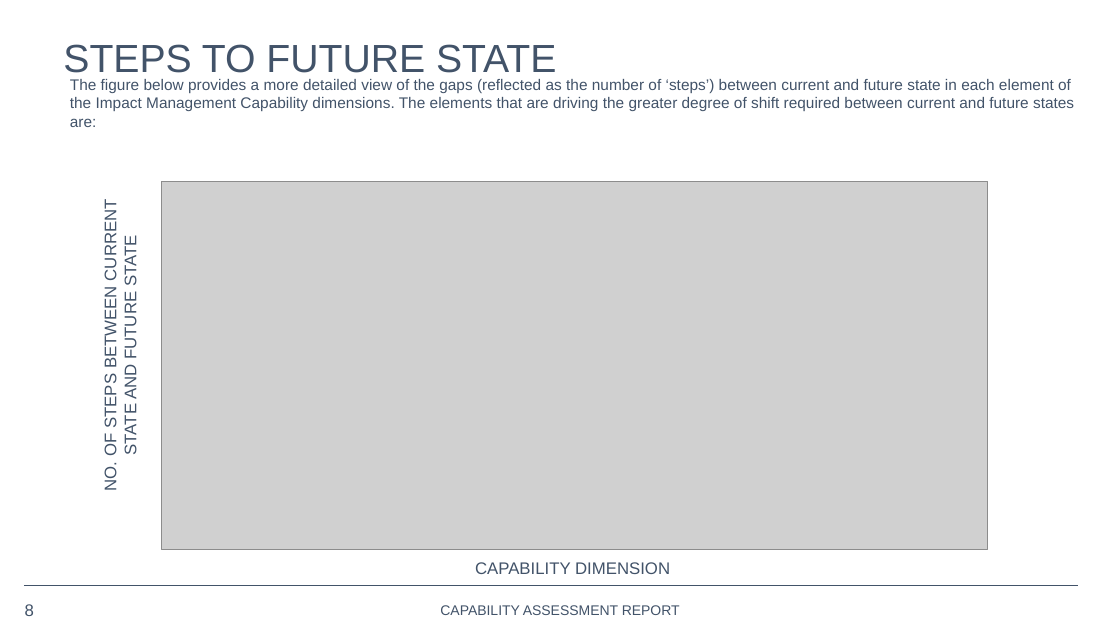
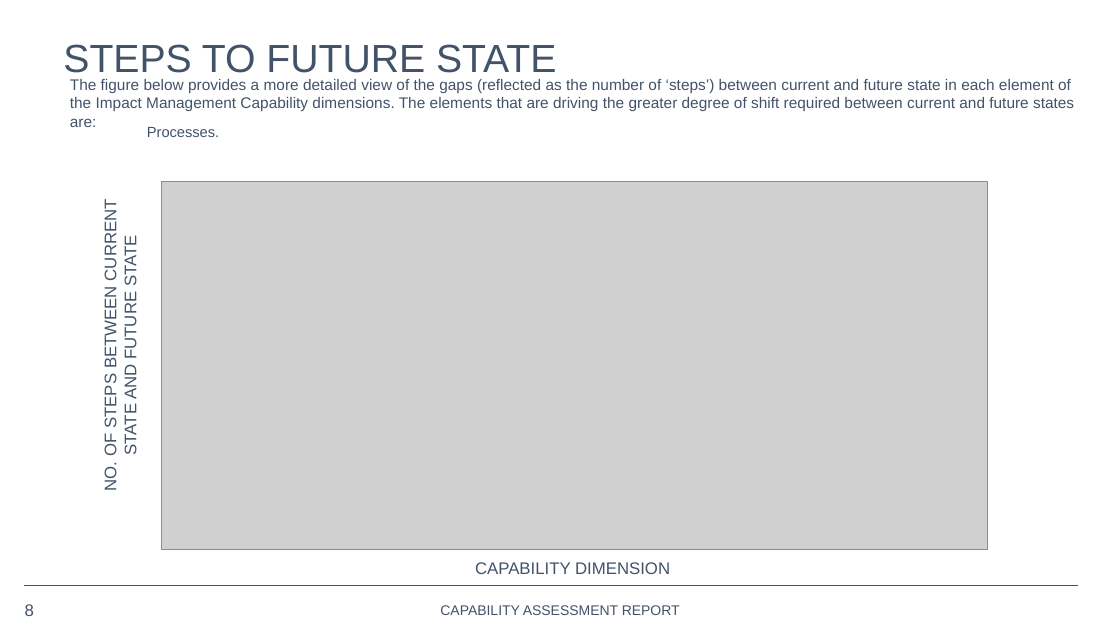
Before and after one commit to opus-meum/power-automate, a slide deck: slide 8 of Capability Assessment Report.pptx. Drawn at 1120x630 pixels with LibreOffice and Linux fonts; fonts in the diff are those of the drawing; grey boxes stand for pictures; background and template pictures are left out. Boxes give left, top, right and bottom in pixels: in the first picture for what was removed or moved away, otherwise in the second. Text is boxed around its words. In the diff, an @@ line names an element or a change of style, - is before the commit and + after.

```diff
--- a/Capability Assessment Report.pptx
+++ b/Capability Assessment Report.pptx
@@ text added at (147, 127, 219, 137), 10.5 pt, text #425369 @@
+Processes.
```
Also in this commit, not shown: 2 other files.
